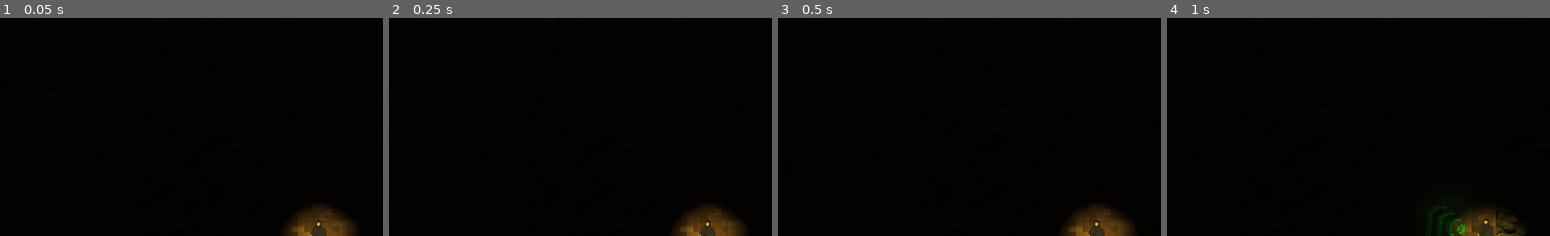
Above: before the commit, frames 1-4 (left to right).
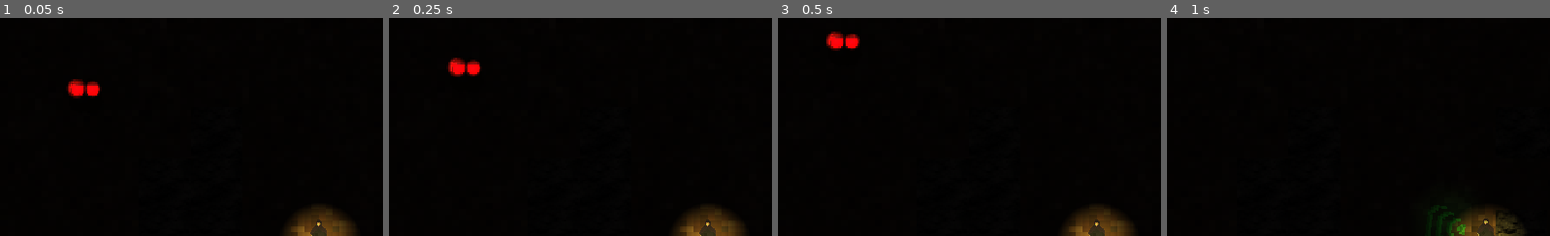
Above: after the commit, the same moments.

Repository: chrisdaly3/LOTUS_game
Game: Godot game, scene res://src/Main.tscn
The game is run twice, just before and just after one commit, with the same random seed, the same clock (stepped at 60 frames per second) and the same inputs.
Inputs (mouse positions are % of the whole screen's width and height, from its top left):
- Up to frame 1 (0.05 s): no input
- Up to frame 2 (0.25 s): no input
- Up to frame 3 (0.5 s): no input
- Up to frame 4 (1 s): move the mouse to (73, 45) at 0.52 s; hold D (walk_right) from 0.53 s (still down); click (73, 45) at 0.6 s
The pictures show only the part of the screen within x 9-59%, y 0-50%; the shares and areas given below are measured in that part.

The runs differ from the first frame. In frame 1, 0.6% of the frame differs, in the area x 17-27%, y 28-37%; in frame 2, 0.6%; in frame 3, 0.6%, in the area x 12-22%, y 6-16%; in frame 4, nothing differs.

Commit message:
Add Enemy Assets and scripting for enemy collision instances

Diff:
--- a/project.godot
+++ b/project.godot
@@ -87,6 +87,13 @@
  ]
 }
 
+[layer_names]
+
+2d_physics/layer_1="Player"
+2d_physics/layer_2="Sonar"
+2d_physics/layer_3="Enemy"
+2d_physics/layer_4="Wall"
+
 [physics]
 
 common/enable_pause_aware_picking=true
--- /dev/null
+++ b/src/Characters/Enemy.gd
@@ -0,0 +1,25 @@
+extends KinematicBody2D
+
+
+var speed = 70
+var velocity = Vector2()
+var rng = RandomNumberGenerator.new()
+
+# Called when the node enters the scene tree for the first time.
+func _ready():
+	rng.randomize()
+	var random_direction = rng.randf_range(-2*PI, 2*PI)
+	velocity = Vector2(speed,0).rotated(random_direction)
+	add_to_group("Enemy")
+
+func _physics_process(delta):
+	var hit = move_and_collide(velocity * delta)
+	if hit:
+		handle_collision(hit)
+		if "Player" in str(hit.collider):
+			print("ok now what")
+			queue_free()
+
+func handle_collision(hit : KinematicCollision2D):
+	velocity = velocity.bounce(hit.normal)
+	rotation = velocity.angle()
--- /dev/null
+++ b/src/Characters/Enemy.tscn
@@ -0,0 +1,29 @@
+[gd_scene load_steps=5 format=2]
+
+[ext_resource path="res://assets/Imports/players/Enemy_Sprite.png" type="Texture" id=1]
+[ext_resource path="res://assets/Imports/Enemy_Lights.png" type="Texture" id=2]
+[ext_resource path="res://src/Characters/Enemy.gd" type="Script" id=3]
+
+[sub_resource type="CircleShape2D" id=1]
+radius = 11.0
+
+[node name="Enemy" type="KinematicBody2D" groups=["Enemy"]]
+collision_layer = 4
+collision_mask = 11
+script = ExtResource( 3 )
+__meta__ = {
+"_edit_group_": true
+}
+
+[node name="Sprite" type="Sprite" parent="."]
+texture = ExtResource( 1 )
+
+[node name="CollisionShape2D" type="CollisionShape2D" parent="."]
+position = Vector2( 0, -3 )
+shape = SubResource( 1 )
+
+[node name="Light2D" type="Light2D" parent="."]
+texture = ExtResource( 2 )
+color = Color( 0.92549, 0.113725, 0.113725, 1 )
+energy = 2.61
+shadow_enabled = true
--- a/src/Characters/Player.tscn
+++ b/src/Characters/Player.tscn
@@ -91,7 +91,7 @@
 radius = 6.0
 height = 12.0
 
-[node name="Player" type="KinematicBody2D"]
+[node name="Player" type="KinematicBody2D" groups=["Player"]]
 collision_mask = 12
 script = ExtResource( 4 )
 __meta__ = {
--- a/src/Environment/LevelOne.tscn
+++ b/src/Environment/LevelOne.tscn
@@ -319,6 +319,8 @@
 tile_set = SubResource( 33 )
 cell_size = Vector2( 32, 32 )
 cell_y_sort = true
+collision_layer = 8
+collision_mask = 7
 format = 1
 tile_data = PoolIntArray( -851972, 0, 131079, -851971, 0, 131079, -851970, 0, 131079, -851969, 0, 131079, -917504, 0, 1 …(4414 unchanged characters)…
 
--- a/src/Main.tscn
+++ b/src/Main.tscn
@@ -1,8 +1,9 @@
-[gd_scene load_steps=4 format=2]
+[gd_scene load_steps=5 format=2]
 
 [ext_resource path="res://assets/Imports/World/256x256/Dirt/Dirt_02-256x256.png" type="Texture" id=1]
 [ext_resource path="res://src/Characters/Player.tscn" type="PackedScene" id=2]
 [ext_resource path="res://src/Environment/LevelOne.tscn" type="PackedScene" id=3]
+[ext_resource path="res://src/Characters/Enemy.tscn" type="PackedScene" id=4]
 
 [node name="Main" type="Node2D"]
 
@@ -20,3 +21,5 @@
 position = Vector2( 144, 80 )
 
 [node name="TileMap" parent="." instance=ExtResource( 3 )]
+
+[node name="Enemy" parent="." instance=ExtResource( 4 )]
--- a/src/Player_Tools/Sonar.gd
+++ b/src/Player_Tools/Sonar.gd
@@ -15,7 +15,6 @@
 	var collision = move_and_collide(velocity * delta)
 	if collision:
 		handle_collision(collision)
-		#$SonarTimer.start()
 
 func handle_collision(collision : KinematicCollision2D):
 	velocity = velocity.bounce(collision.normal)
--- a/src/Player_Tools/Sonar.tscn
+++ b/src/Player_Tools/Sonar.tscn
@@ -5,6 +5,7 @@
 [ext_resource path="res://assets/Imports/LightTest.png" type="Texture" id=3]
 
 [node name="Sonar" type="KinematicBody2D"]
+collision_layer = 2
 collision_mask = 12
 script = ExtResource( 2 )
 
@@ -26,5 +27,6 @@
 texture_scale = 0.75
 color = Color( 0.227451, 0.894118, 0.270588, 0.776471 )
 energy = 0.56
+shadow_enabled = true
 
 [connection signal="timeout" from="SonarTimer" to="." method="_on_SonarTimer_timeout"]
Binary file added: assets/Imports/Enemy_Lights.png
Not shown, added: assets/Imports/Enemy_Lights.png.import
Binary file added: assets/Imports/players/Enemy_Sprite.png
Not shown, added: assets/Imports/players/Enemy_Sprite.png.import
